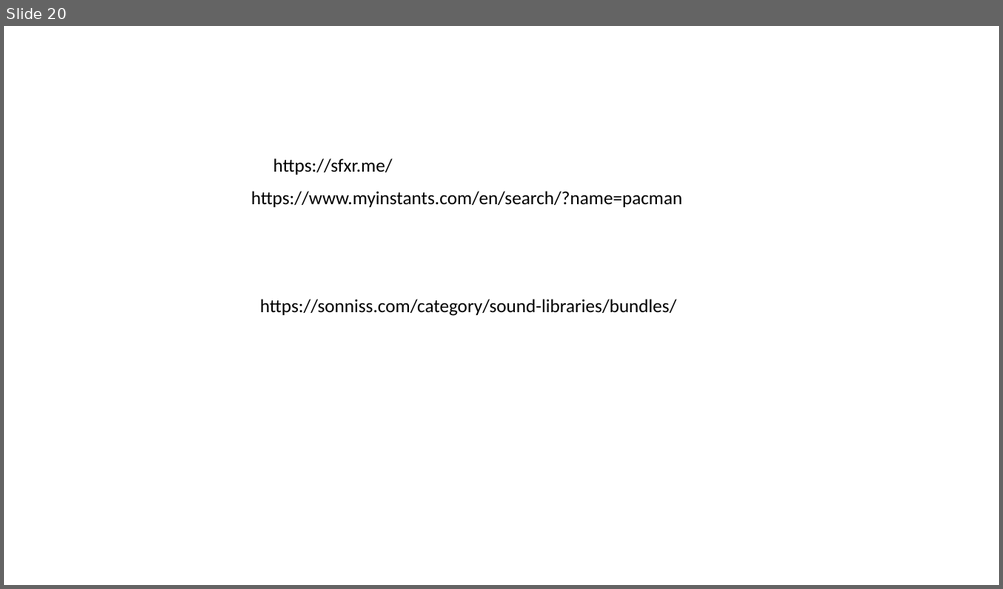
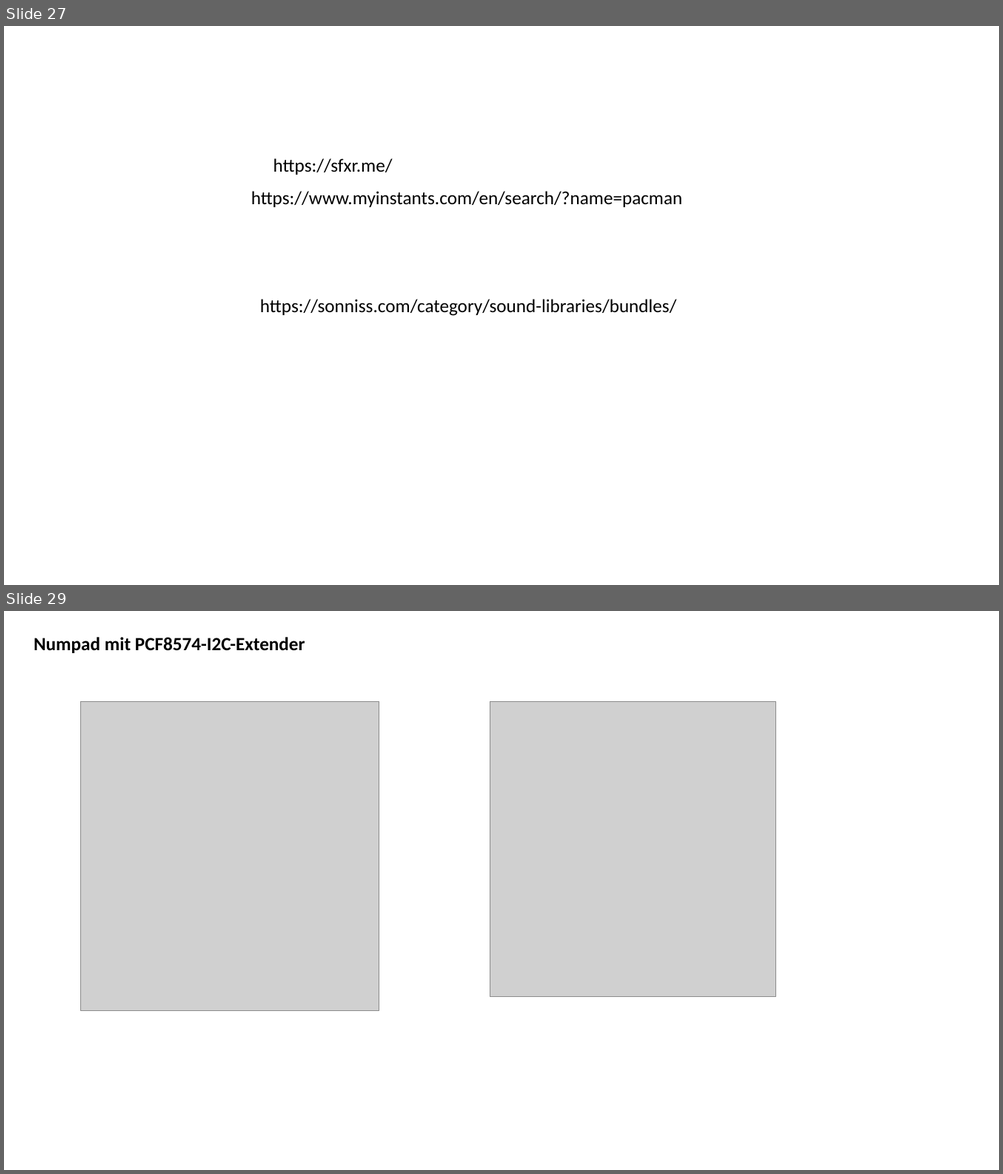
Before and after one commit to jeskes/activityboard, a slide deck: Activityboard.pptx. Shown one above the other, each under a label of ours: slide 20 before the commit, slides 27 and 29 after it; the slides between them are not shown. The pictures are 1003x589 and 1003x1174 pixels, drawn with LibreOffice and Linux fonts; fonts in the diff are those of the drawing; grey boxes stand for pictures. Boxes give left, top, right and bottom in pixels: in the first picture for what was removed or moved away, otherwise in the second. Text is boxed around its words. In the diff, an @@ line names an element or a change of style, - is before the commit and + after.

```diff
--- a/Activityboard.pptx
+++ b/Activityboard.pptx
@@ slide 29 added at bbox=[4, 611, 999, 1170], background #FFFFFF @@
@@ title added at bbox=[34, 637, 305, 653], 18 pt, text #000000, bold @@
+Numpad mit PCF8574-I2C-Extender
@@ picture added at bbox=[81, 701, 379, 1011] @@
@@ picture added at bbox=[489, 701, 776, 997] @@
@@ what was slide 20 is now slide 27 @@
```
Also in this commit, not shown: 8 slides changed, 9 other slides added, 58 other files.
